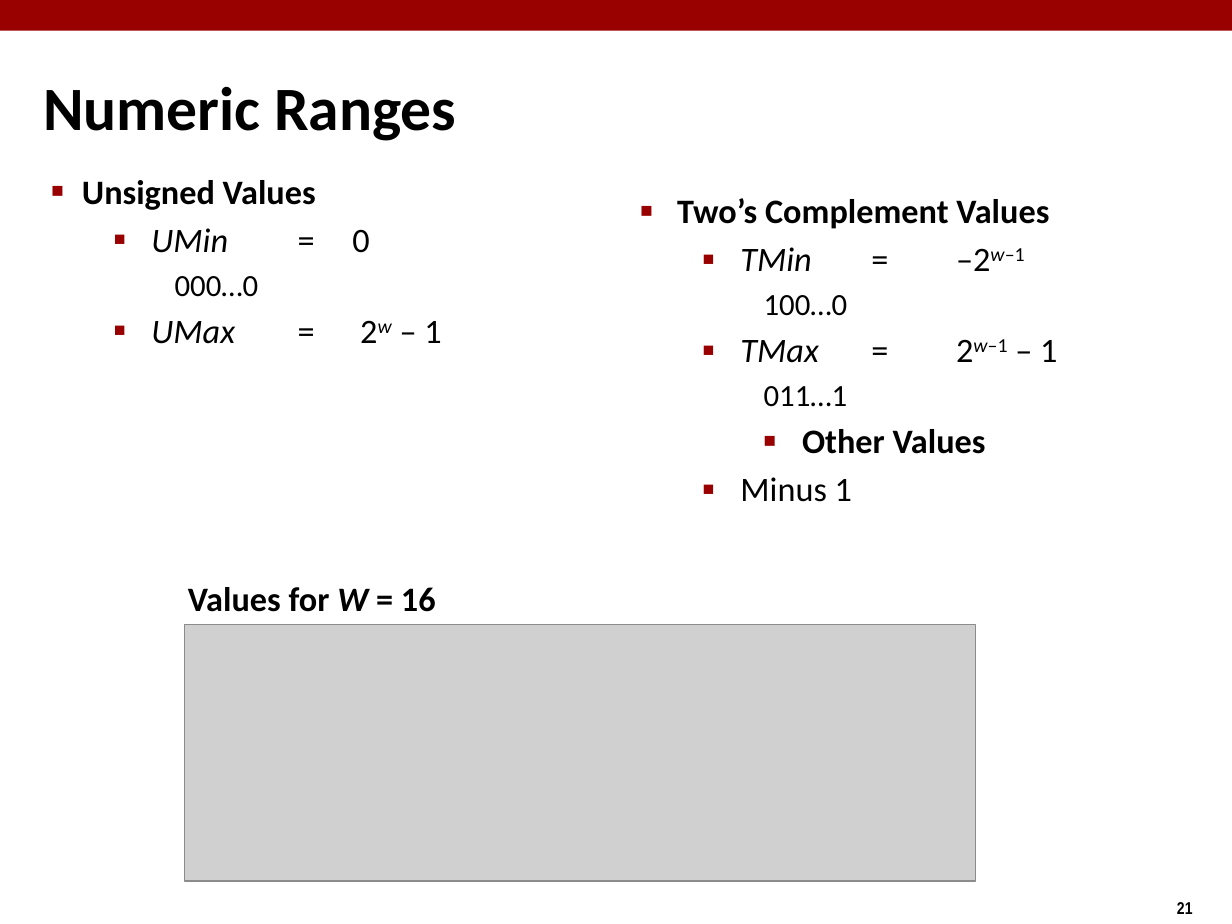
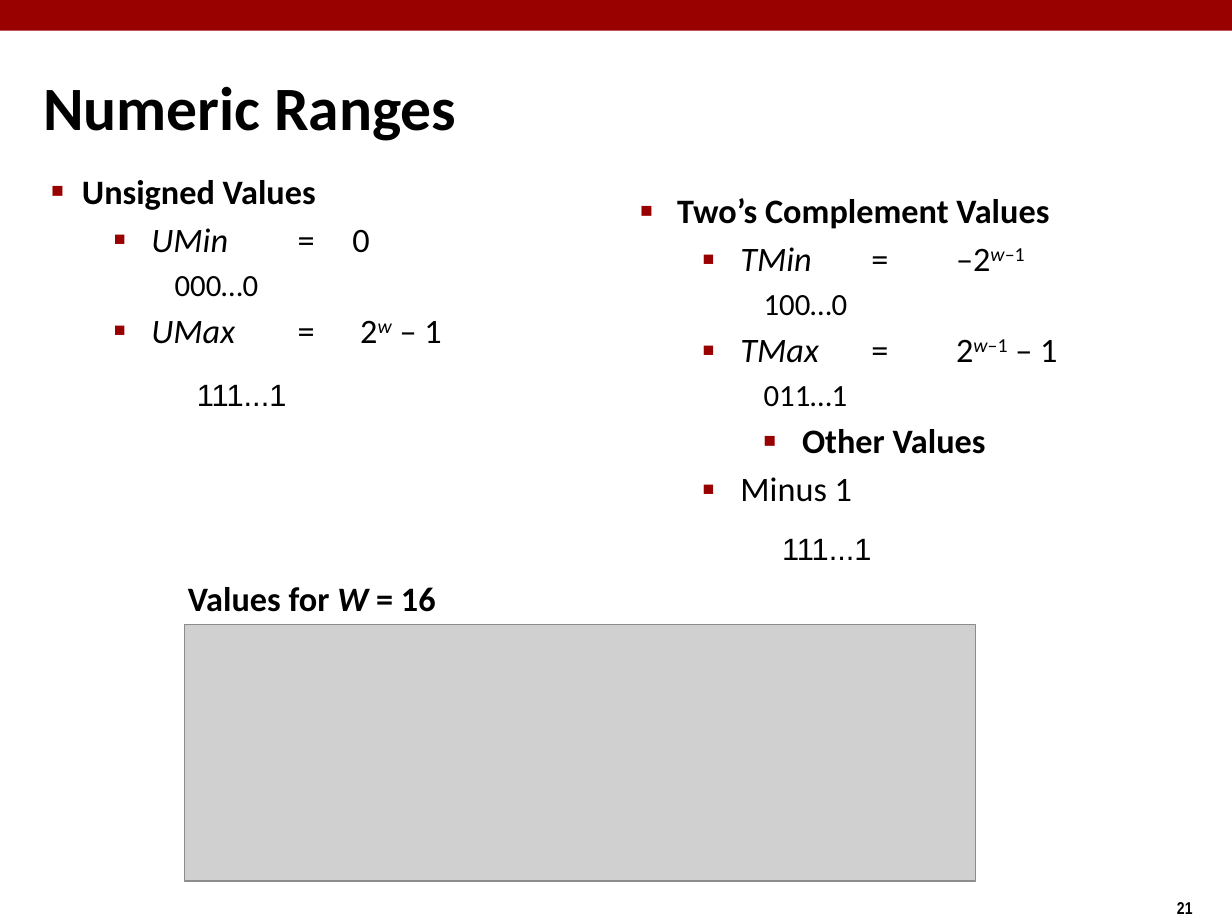
Before and after one commit to diku-compSys/compSys-e2021-pub, a slide deck: slide 21 of lectures/210908_bits_bytes_words/bits_bytes_words.odp. Drawn at 1232x924 pixels with LibreOffice and Linux fonts; fonts in the diff are those of the drawing; grey boxes stand for pictures. Boxes give left, top, right and bottom in pixels: in the first picture for what was removed or moved away, otherwise in the second. Text is boxed around its words. In the diff, an @@ line names an element or a change of style, - is before the commit and + after.

```diff
--- a/lectures/210908_bits_bytes_words/bits_bytes_words.odp
+++ b/lectures/210908_bits_bytes_words/bits_bytes_words.odp
@@ text added at [197, 384, 287, 406], 18 pt, text #000000 @@
+111...1
@@ text added at [782, 538, 872, 560], 18 pt, text #000000 @@
+111...1
```
Also in this commit, not shown: 3 other slides changed.
